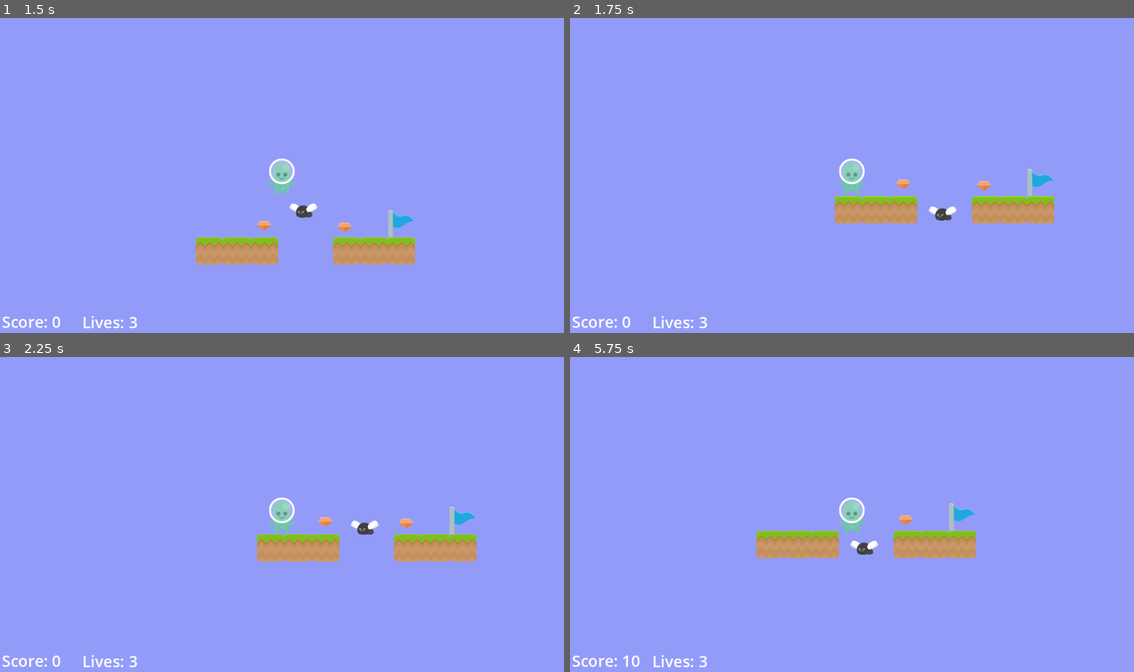
Above: before the commit, frames 1-4 (two rows, left to right).
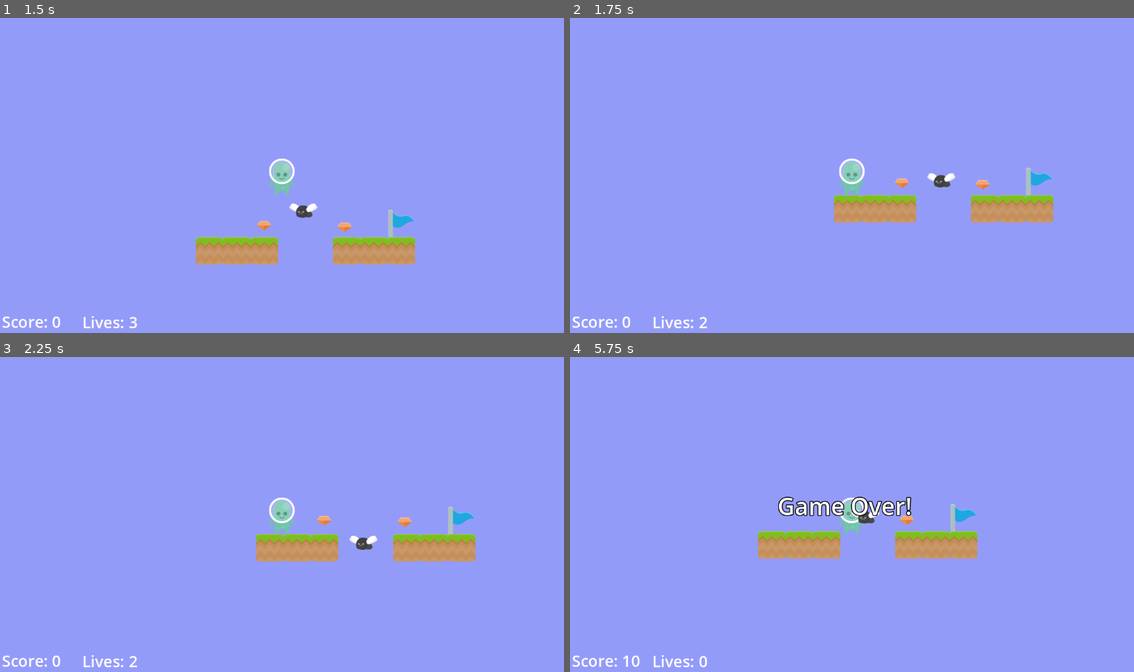
Above: after the commit, the same moments.

Repository: adrianschofield/unshaped-godot-2dplatformer
Game: Godot game, scene res://Scenes/level_1.tscn
Same seed, same stepped clock (60 frames per second), same inputs: the game is played once before the commit and once after it. Sound files missing from this copy of the repository are replaced by a short silence.
Inputs:
- Up to frame 1 (1.5 s): hold Right from 0.53 s (still down); tap Space at 0.77 s
- Up to frame 2 (1.75 s): keep holding Right; tap Space at 1.52 s
- Up to frame 3 (2.25 s): release Right at 2.03 s; hold Left from 2.03 s (still down)
- Up to frame 4 (5.75 s): release Left at 2.78 s; hold Right 2.78-4.28 s; tap Space at 3.02, 3.77, 4.52 s; hold Left 4.28-5.03 s; hold Right from 5.03 s (still down)

Frame 1 is identical in both runs. In frame 2, 0.9% of the frame differs, in the area x 22-86%, y 47-99%; in frame 3, 0.7%; in frame 4, 1.6%, in the area x 22-73%, y 44-99%.

Commit message:
Initial commit of game with managed state

Diff:
--- a/Scenes/level_1.tscn
+++ b/Scenes/level_1.tscn
@@ -448,7 +448,6 @@
 
 [node name="FinishFlag" parent="." instance=ExtResource("3_jnwml")]
 position = Vector2(666, 105)
-next_scene = "res://Scenes/level_2.tscn"
 
 [node name="EnemyFly" parent="." instance=ExtResource("4_ump3y")]
 position = Vector2(415, 192)
--- a/Scenes/level_2.tscn
+++ b/Scenes/level_2.tscn
@@ -452,7 +452,6 @@
 
 [node name="FinishFlag" parent="." instance=ExtResource("3_j5qj6")]
 position = Vector2(1928, 177)
-next_scene = "res://Scenes/level_1.tscn"
 
 [node name="EnemyFly" parent="." instance=ExtResource("4_18atc")]
 position = Vector2(1185, 132)
--- a/Scenes/ui.tscn
+++ b/Scenes/ui.tscn
@@ -7,6 +7,11 @@
 
 [sub_resource type="LabelSettings" id="LabelSettings_dr6ja"]
 font_size = 32
+
+[sub_resource type="LabelSettings" id="LabelSettings_lddkd"]
+font_size = 48
+outline_size = 7
+outline_color = Color(0, 0, 0, 1)
 
 [node name="UI" type="Control"]
 layout_mode = 3
@@ -32,5 +37,14 @@
 offset_top = 599.0
 offset_right = 280.0
 offset_bottom = 647.0
-text = "Lives: 3"
+text = "Lives: 0"
 label_settings = SubResource("LabelSettings_dr6ja")
+
+[node name="GameOver" type="Label" parent="CanvasLayer"]
+visible = false
+offset_left = 424.0
+offset_top = 271.0
+offset_right = 699.0
+offset_bottom = 341.0
+text = "Game Over!"
+label_settings = SubResource("LabelSettings_lddkd")
--- a/Scripts/enemy_fly.gd
+++ b/Scripts/enemy_fly.gd
@@ -25,4 +25,4 @@
 
 func _on_body_entered(body):
 	if body.is_in_group("player"):
-		body.game_over()
+		Global.do_life_lost()
--- a/Scripts/finish_flag.gd
+++ b/Scripts/finish_flag.gd
@@ -1,7 +1,8 @@
 extends Area2D
 
-@export_file("*.tscn") var next_scene
+# @export_file("*.tscn") var next_scene
 
 func _on_body_entered(body):
 	if body.is_in_group("player"):
-		get_tree().change_scene_to_file(next_scene)
+		print("end_of_level emit")
+		Global.next_level()
--- a/Scripts/gem.gd
+++ b/Scripts/gem.gd
@@ -1,12 +1,12 @@
 extends Area2D
-
 
 var bob_height : float = 5.0
 var bob_speed : float = 5.0
 
+const gem_points : int = 10
+
 @onready var start_y : float = global_position.y
 var t : float = 0.0
-
 
 # Called every frame. 'delta' is the elapsed time since the previous frame.
 func _process(delta):
@@ -17,7 +17,9 @@
 
 func _on_body_entered(body):
 	if body.is_in_group("player"):
-		body.add_score(1)
+		# The first thing we do here is to tell our global script
+		# to update the score
+		Global.do_update_score(gem_points)
 		# Because the audio plays async we can't destroy the gem
 		# straight away so let's hide the sprite
 		get_node("Sprite").visible = false
--- /dev/null
+++ b/Scripts/global.gd
@@ -0,0 +1,90 @@
+extends Node
+
+# our signals need to be defined here
+signal update_score
+signal update_lives
+signal game_over
+signal respawn
+
+# player state
+var score : int = 0
+var lives : int = 3
+var player_start_position : Vector2
+
+# levels
+var current_scene = null
+var level1_scene = preload("res://Scenes/level_1.tscn")
+var level2_scene = preload("res://Scenes/level_2.tscn")
+const max_level : int = 2
+var current_level : int = 1
+
+# Called when the node enters the scene tree for the first time.
+func _ready():
+	# All this does is set up the current scene in our case that
+	# will be level 1
+	var root = get_tree().root
+	current_scene = root.get_child(root.get_child_count() - 1)
+
+# This is called by the FinishFlag when it's entered
+func next_level():
+	# Update the current level
+	current_level += 1
+	# DBG
+	print(current_level)
+	# TODO Check for the end etc etc
+	if current_level > max_level:
+		do_game_over()
+	else:
+		# Then because the current scene may still be doing something
+		# defer the call until that is all finished
+		call_deferred("_deferred_goto_scene")
+
+# This is called once the previous level has cleaned up
+# and loads the next scene/level
+
+func _deferred_goto_scene():
+	# DBG
+	print("_deferred_goto_scene")
+
+	# Remove the current scene
+	current_scene.free()
+
+	if current_level == 1:
+		current_scene = level1_scene.instantiate()
+		get_tree().root.add_child(current_scene)
+		get_tree().current_scene = current_scene
+	else:
+		current_scene = level2_scene.instantiate()
+		get_tree().root.add_child(current_scene)
+		get_tree().current_scene = current_scene
+
+# Called by the gem scene when it's hit so that score is updated
+func do_update_score(amount):
+	# increase the score
+	# TODO should this have a parameter for different values
+	score += amount
+	# Now update the UI using our signal
+	Global.update_score.emit()
+
+# Called by player and enemies when a life is lost
+func do_life_lost():
+	# decrease the life count
+	lives -= 1
+	# and update the UI using our signal
+	Global.update_lives.emit()
+	if lives > 0:
+		# reset the level, we can use our deferred function above
+		# as we haven't changed the current level number it will reload
+		# the current scene
+		# call_deferred("_deferred_goto_scene")
+		do_respawn()
+	else:
+		# all lives are lost so Game Over!
+		do_game_over()
+
+func do_game_over():
+	current_level = 1
+	Global.game_over.emit()
+
+func do_respawn():
+	Global.respawn.emit()
--- a/Scripts/player.gd
+++ b/Scripts/player.gd
@@ -4,10 +4,14 @@
 var jump_force : float = 500.0
 var gravity : float = 1000.0
 
-var score : int = 0
-var lives : int = 3
+# define when the player is out of bounds
+const out_of_bounds_y : float = 250.0
 
-const out_of_bounds_y : float = 250.0
+func _ready():
+	# store our start position
+	Global.player_start_position = global_position
+	# Connect up our signals
+	Global.respawn.connect(player_respawn)
 
 func _physics_process(delta):
 	if not is_on_floor():
@@ -26,13 +30,10 @@
 	move_and_slide()
 
 	if global_position.y > out_of_bounds_y:
-		game_over()
+		out_of_bounds()
 
-func game_over():
-	get_tree().reload_current_scene()
+func out_of_bounds():
+	Global.do_life_lost()
 
-func add_score(amount):
-	get_node("Camera2D/UI").update_score(10)
-	score += amount
-	print (score)
-	# score_text.text = str("Score: ", score)
+func player_respawn():
+	global_position = Global.player_start_position
--- a/Scripts/ui.gd
+++ b/Scripts/ui.gd
@@ -1,18 +1,25 @@
 extends Control
-
-var lives : int = 3
-var score : int = 0
-
 
 # Called when the node enters the scene tree for the first time.
 func _ready():
-	get_node("CanvasLayer/Lives").text = "Lives: 3"
-	get_node("CanvasLayer/Score").text = "Score: 0"
 
-func update_lives():
-	lives -= 1
-	get_node("CanvasLayer/Lives").text = str("Lives: ", lives)
+	# set up default values
+	ui_set_default_values()
 
-func update_score(amount):
-	score += amount
-	get_node("CanvasLayer/Score").text = str("Score: ", score)
+	# Connect our signals
+	Global.update_score.connect(ui_update_score)
+	Global.update_lives.connect(ui_update_lives)
+	Global.game_over.connect(ui_game_over)
+
+func ui_set_default_values():
+	get_node("CanvasLayer/Lives").text = str("Lives: ", Global.lives)
+	get_node("CanvasLayer/Score").text = str("Score: ", Global.score)
+
+func ui_update_score():
+	get_node("CanvasLayer/Score").text = str("Score: ", Global.score)
+
+func ui_update_lives():
+	get_node("CanvasLayer/Lives").text = str("Lives: ", Global.lives)
+
+func ui_game_over():
+	get_node("CanvasLayer/GameOver").visible = true
--- a/project.godot
+++ b/project.godot
@@ -15,6 +15,10 @@
 config/features=PackedStringArray("4.1", "Forward Plus")
 config/icon="res://icon.svg"
 
+[autoload]
+
+Global="*res://Scripts/global.gd"
+
 [rendering]
 
 environment/defaults/default_clear_color=Color(0.576471, 0.607843, 0.976471, 1)
Not shown: 1 places in Scenes/ui.tscn that only renumber resources
